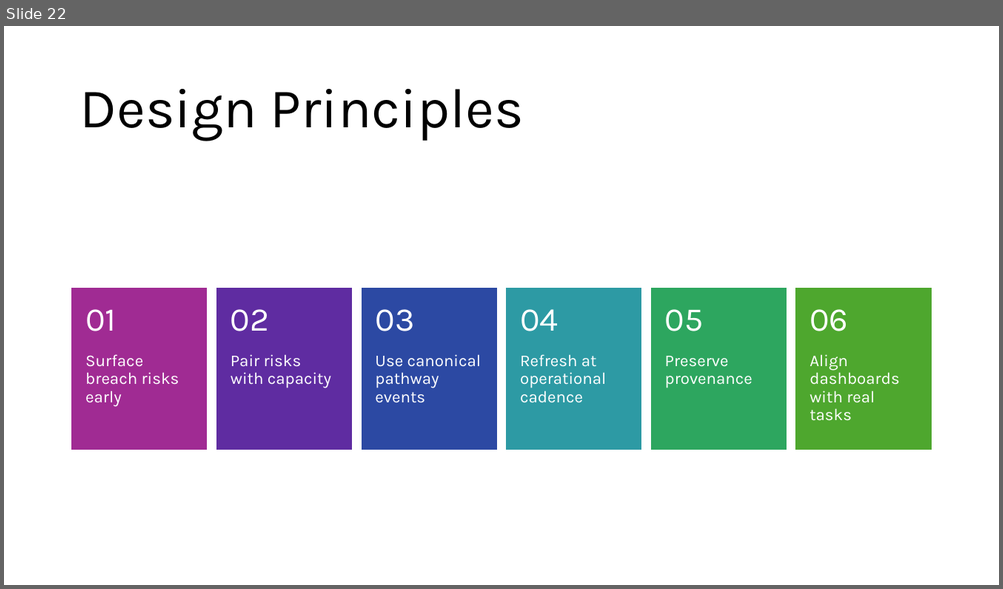
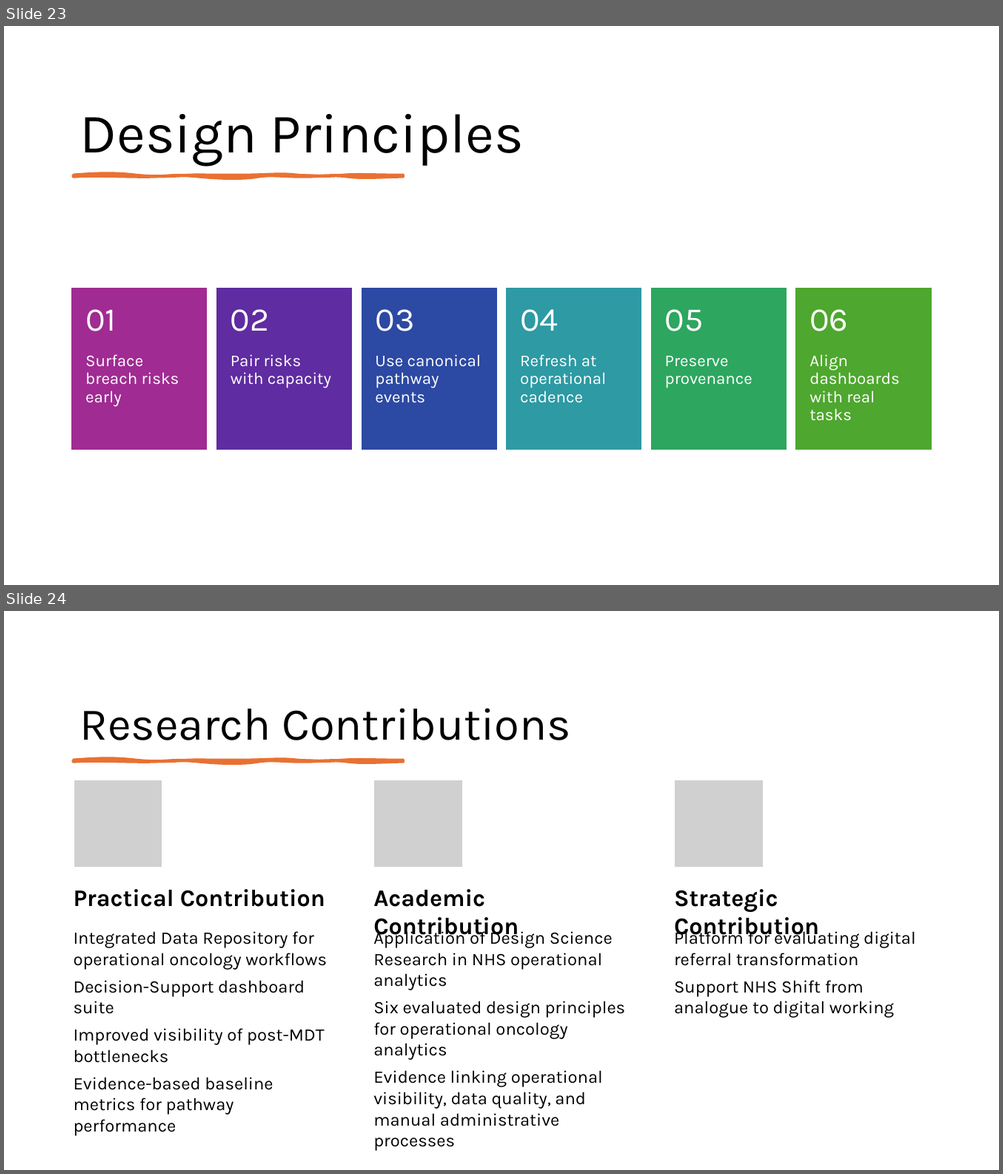
Before and after one commit to MCollins87/MScProject, a slide deck: Presentation/Presentation_v2.pptx. Shown one above the other, each under a label of ours: slide 22 before the commit, slides 23 and 24 after it. The pictures are 1003x589 and 1003x1174 pixels, drawn with LibreOffice and Linux fonts; fonts in the diff are those of the drawing; grey boxes stand for pictures. Boxes give left, top, right and bottom in pixels: in the first picture for what was removed or moved away, otherwise in the second. Text is boxed around its words. In the diff, an @@ line names an element or a change of style, - is before the commit and + after.

```diff
--- a/Presentation/Presentation_v2.pptx
+++ b/Presentation/Presentation_v2.pptx
@@ slide 24 added at (x1=4, y1=611, x2=999, y2=1170), background #FFFFFF @@
@@ title added at (x1=79, y1=708, x2=571, y2=741), 44 pt, text #000000 @@
+Research Contributions
@@ freeform shape added at (x1=74, y1=760, x2=403, y2=762), fill #E97132, outline #E97132 3 pt @@
@@ group added at (x1=74, y1=780, x2=916, y2=1127): 6 texts, 3 pictures @@
+Practical Contribution
+Integrated Data Repository for operational oncology workflows
+Decision-Support dashboard suite
+Improved visibility of post-MDT bottlenecks
+Evidence-based baseline metrics for pathway performance
+Academic Contribution
+Application of Design Science Research in NHS operational analytics
+Six evaluated design principles for operational oncology analytics
+Evidence linking operational visibility, data quality, and manual administrative processes
+Strategic Contribution
+Platform for evaluating digital referral transformation
+Support NHS Shift from analogue to digital working
@@ what was slide 22 is now slide 23 @@
@@ slide 23 changed as well @@
@@ title "Design Principles" moved from (x1=79, y1=89, x2=524, y2=141) to (x1=79, y1=114, x2=524, y2=167) @@
@@ title "Design Principles" at (x1=79, y1=114, x2=524, y2=167): vertical alignment middle to bottom @@
@@ freeform shape added at (x1=74, y1=175, x2=403, y2=177), fill #E97132, outline #E97132 3 pt @@
```
Also in this commit, not shown: 24 other slides changed, 2 other slides added, 1 slide removed, 1 other file.
